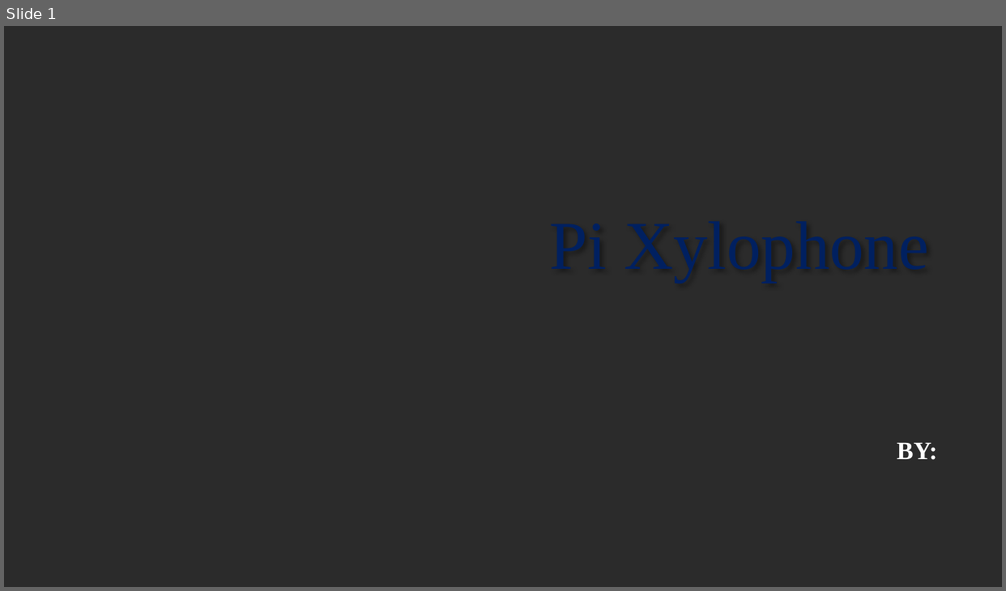
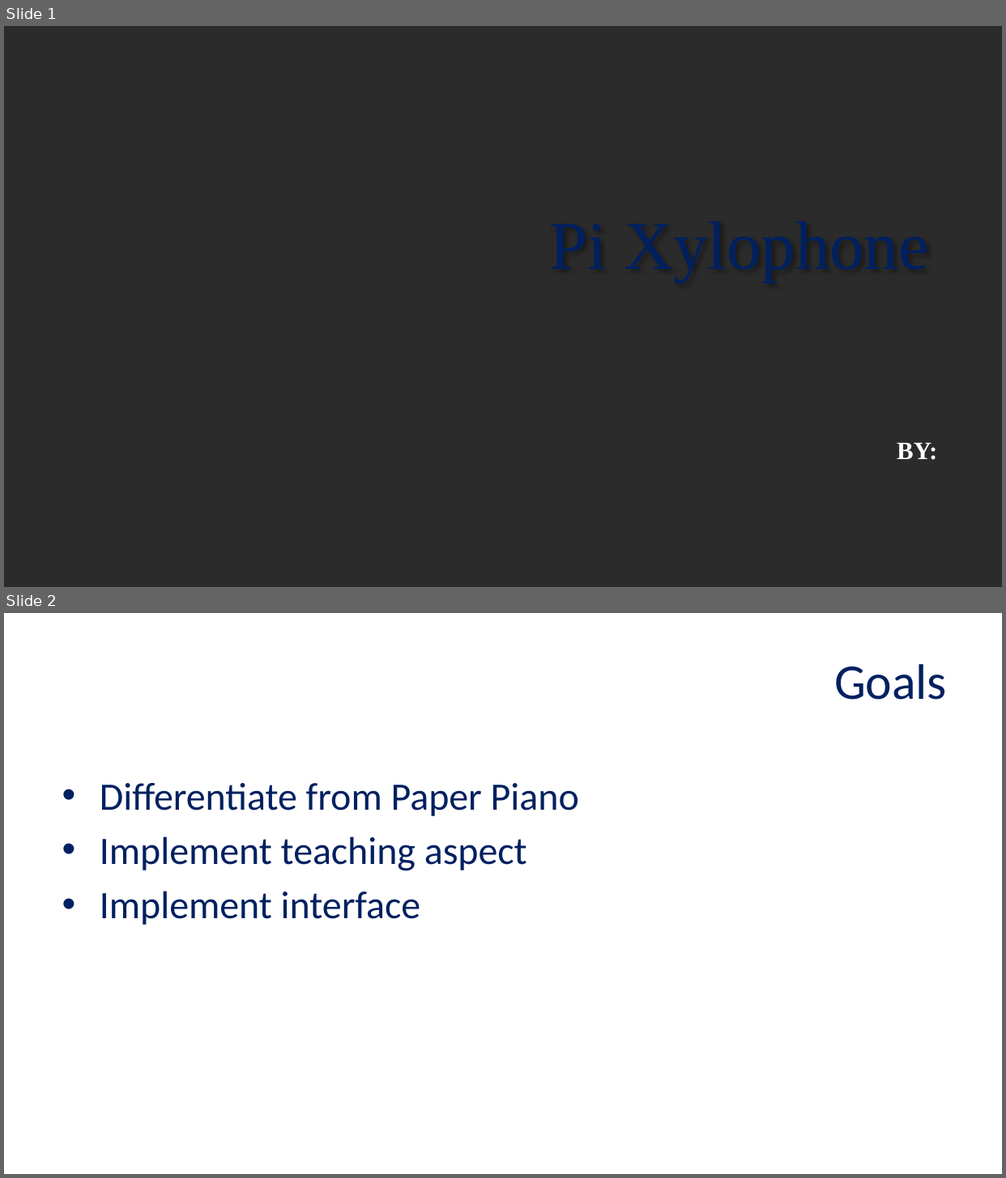
Before and after one commit to Final-Pi-Project-132/The-Final-Pi-project, a slide deck: Pi Project Presentation.pptx. Shown one above the other, each under a label of ours: slide 1 before the commit, slides 1 and 2 after it. The pictures are 1006x591 and 1006x1178 pixels, drawn with LibreOffice and Linux fonts; fonts in the diff are those of the drawing; background and template pictures are left out; a plain dark background stands for a picture behind light text. Boxes give left, top, right and bottom in pixels: in the first picture for what was removed or moved away, otherwise in the second. Text is boxed around its words. In the diff, an @@ line names an element or a change of style, - is before the commit and + after.

```diff
--- a/Pi Project Presentation.pptx
+++ b/Pi Project Presentation.pptx
@@ slide 2 added at (4,613,1002,1174), background picture (left out) @@
@@ title added at (834,664,947,700), 48 pt, text #002060 @@
+Goals
@@ text added at (100,783,579,925), 37.3 pt, text #002060 @@
+• Differentiate from Paper Piano
+• Implement teaching aspect
+• Implement interface
```
Also in this commit, not shown: 2 slides changed, 1 other slide added, 1 slide removed.
